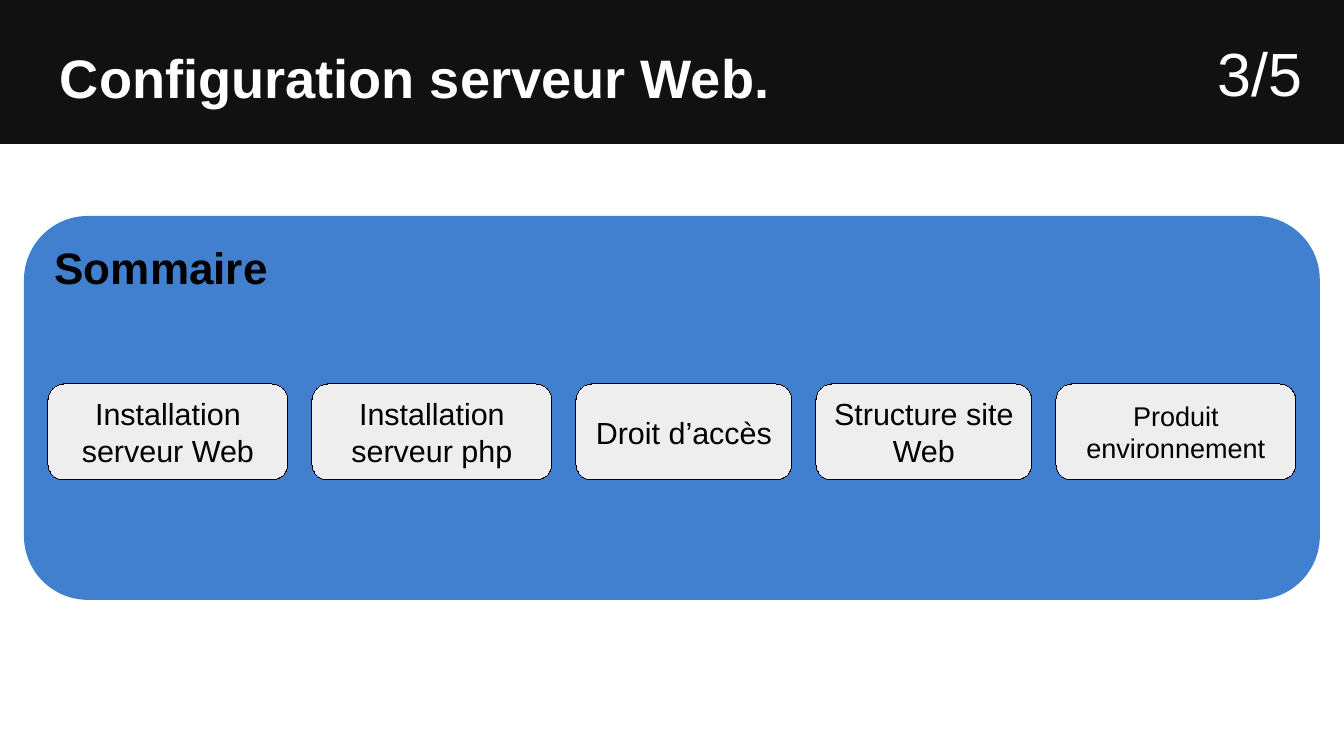
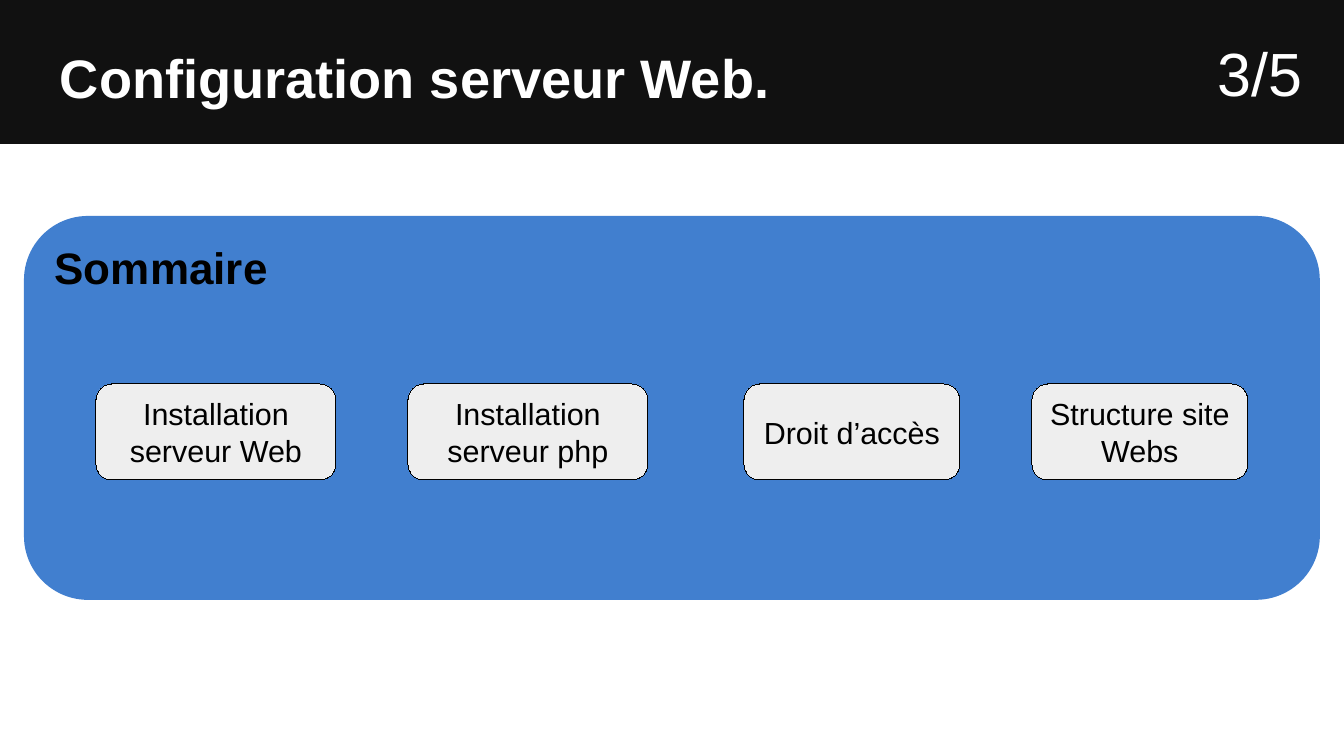
Before and after one commit to Sauvage89/sechoir-houblon, a slide deck: slide 22 of doc/diaporama/revu2/revu2_sauvage.odp (slide 20 before the commit). Drawn at 1344x756 pixels with LibreOffice and Linux fonts; fonts in the diff are those of the drawing. Boxes give left, top, right and bottom in pixels: in the first picture for what was removed or moved away, otherwise in the second. Text is boxed around its words. In the diff, an @@ line names an element or a change of style, - is before the commit and + after.

```diff
--- a/doc/diaporama/revu2/revu2_sauvage.odp
+++ b/doc/diaporama/revu2/revu2_sauvage.odp
@@ rounded rectangle "Installation serveur Web": place and size @@
-rounded rectangle "Installation serveur Web" at bbox=[48, 384, 288, 481]
+rounded rectangle "Installation serveur Web" at bbox=[96, 384, 337, 481]
@@ rounded rectangle "Installation serveur php": place and size @@
-rounded rectangle "Installation serveur php" at bbox=[312, 384, 552, 481]
+rounded rectangle "Installation serveur php" at bbox=[409, 384, 649, 481]
@@ rounded rectangle "Droit d’accès": place and size @@
-rounded rectangle "Droit d’accès" at bbox=[576, 384, 792, 481]
+rounded rectangle "Droit d’accès" at bbox=[744, 384, 960, 481]
@@ rounded rectangle "Structure site Webs": place and size @@
-rounded rectangle "Structure site Webs" at bbox=[816, 384, 1032, 481]
+rounded rectangle "Structure site Webs" at bbox=[1032, 384, 1248, 481]
@@ rounded rectangle removed at bbox=[1056, 384, 1296, 481] @@
-Produit environnement
@@ text in rounded rectangle at bbox=[1050, 403, 1229, 463]: text changed @@
-Structure site Web
+Structure site Webs
```
Also in this commit, not shown: 18 other slides changed, 9 slides added, 3 slides removed.
